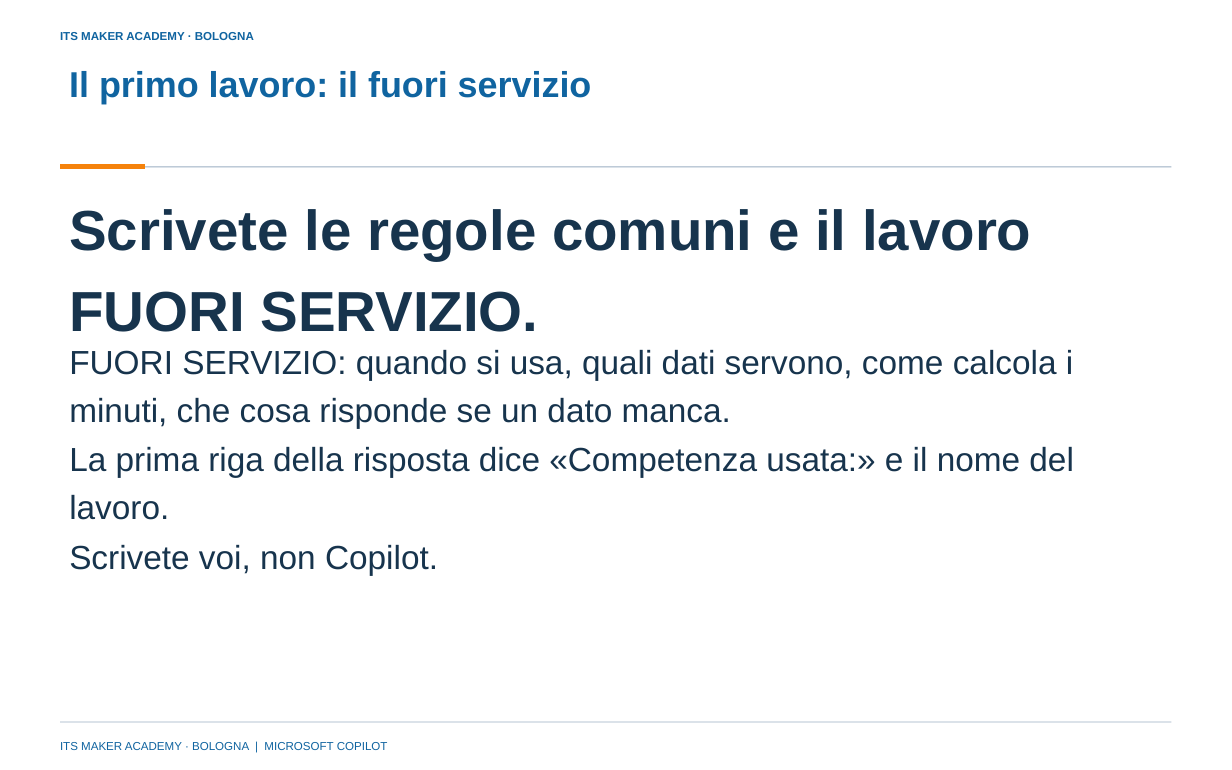
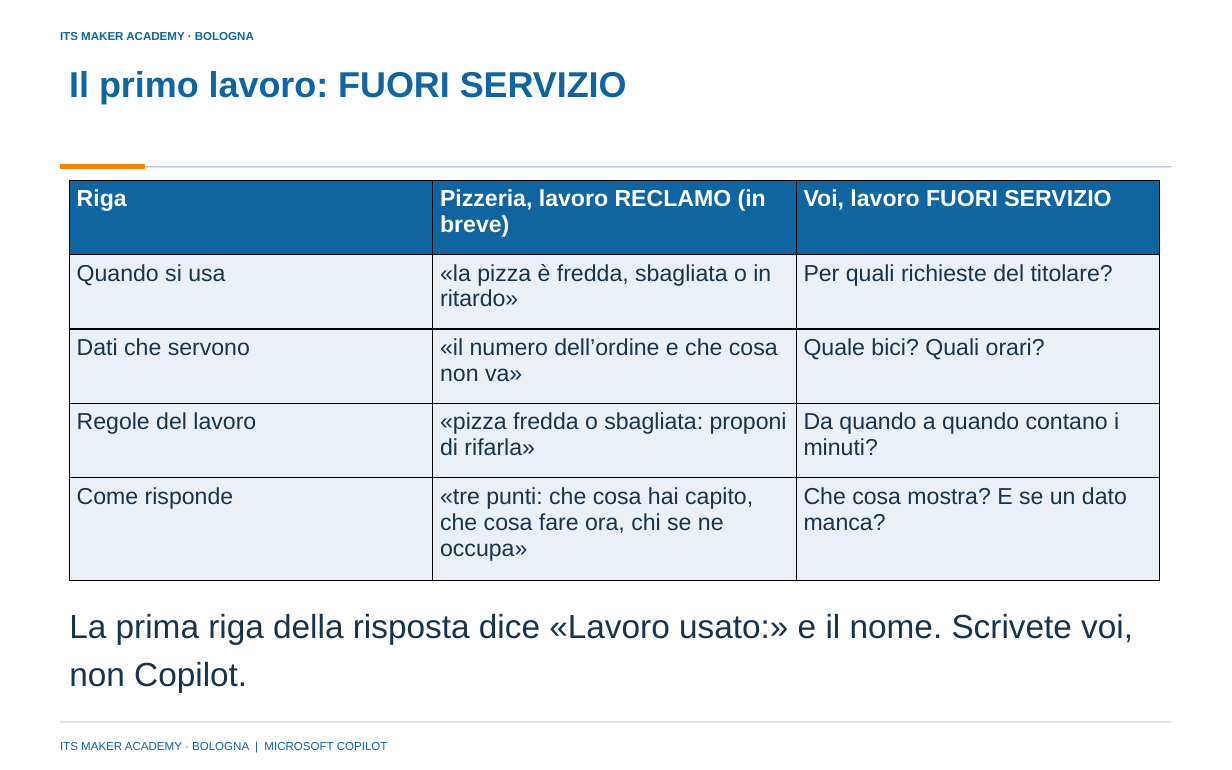
Before and after one commit to franzo9393/ITSCorso_UnslothStudio-Git, a slide deck: slide 22 of lezione 4 - reti neurali e agenti con orchestrazione/Lezione4_Reti_neurali_e_agenti_con_orchestrazione_ITS_MAKER.pptx (slide 16 before the commit). Drawn at 1232x770 pixels with LibreOffice and Linux fonts; fonts in the diff are those of the drawing; background and template pictures are left out. Boxes give left, top, right and bottom in pixels: in the first picture for what was removed or moved away, otherwise in the second. Text is boxed around its words. In the diff, an @@ line names an element or a change of style, - is before the commit and + after.

Commit message:
Lezione 4: seconda metà riscritta per la chiarezza (41 slide); regole di chiarezza didattica in AGENTS.md

```diff
--- a/lezione 4 - reti neurali e agenti con orchestrazione/Lezione4_Reti_neurali_e_agenti_con_orchestrazione_ITS_MAKER.pptx
+++ b/lezione 4 - reti neurali e agenti con orchestrazione/Lezione4_Reti_neurali_e_agenti_con_orchestrazione_ITS_MAKER.pptx
@@ title at <box>69,71,627,104</box>: text changed @@
-Il primo lavoro: il fuori servizio
+Il primo lavoro: FUORI SERVIZIO
@@ text removed at <box>69,209,1031,332</box> @@
-Scrivete le regole comuni e il lavoro FUORI SERVIZIO.
@@ table added at <box>69,180,1159,580</box>, 5 rows, 3 columns @@
+Riga | Pizzeria, lavoro RECLAMO (in breve) | Voi, lavoro FUORI SERVIZIO
+Quando si usa | «la pizza è fredda, sbagliata o in ritardo» | Per quali richieste del titolare?
+Dati che servono | «il numero dell’ordine e che cosa non va» | Quale bici? Quali orari?
+Regole del lavoro | «pizza fredda o sbagliata: proponi di rifarla» | Da quando a quando contano i minuti?
+Come risponde | «tre punti: che cosa hai capito, che cosa fare ora, chi se ne occupa» | Che cosa mostra? E se un dato manca?
@@ text removed at <box>69,349,1073,428</box> @@
-FUORI SERVIZIO: quando si usa, quali dati servono, come calcola i minuti, che cosa risponde se un dato manca.
@@ text removed at <box>69,544,438,575</box> @@
-Scrivete voi, non Copilot.
@@ text at <box>69,613,1133,692</box>: text changed @@
-La prima riga della risposta dice «Competenza usata:» e il nome del lavoro.
+La prima riga della risposta dice «Lavoro usato:» e il nome. Scrivete voi, non Copilot.
```
Also in this commit, not shown: 14 other slides changed, 12 slides added, 3 slides removed, 18 other files.
